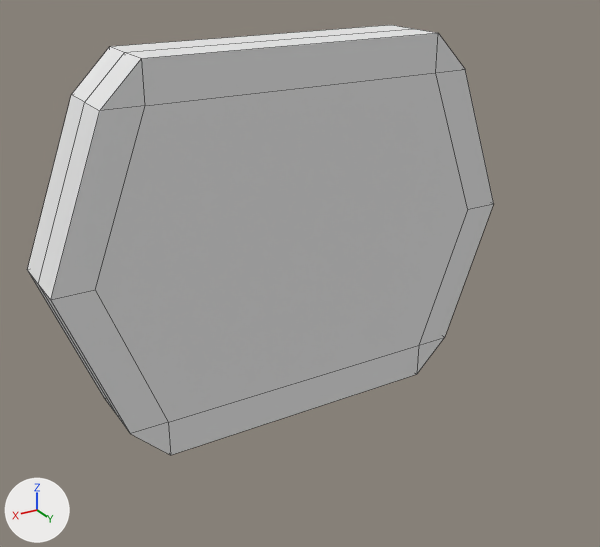
One commit to the Blender file BlocchiRidimensionabili/Assets/Models/varang.blend: the scene before it, then after it.
The view is the same before and after, from a 50 mm lens placed at (2.07, 4.8, 1.55), pointed at (0.08, 1.5, -0.1). Every picture has the same lights, and +X, +Y and +Z are marked at lower left. Mesh edges are drawn as thin lines.

The older version as bpy lines, for what is in view:
```python
me_cube = bpy.data.meshes.new('Cube')
me_cube.from_pydata(...)  # 48 vertices, 64 faces, 1 loose edge; spans x -1.3..1.3, y -1.4..-1.0, z -1.0..1.0
me_cube.materials.append(mat_material)  # white #e7e7e7
ob_cube = bpy.data.objects.new('Cube', me_cube)
ob_cube.location = (0.0, 0.0, 0.0)
ob_cube.rotation_euler = (0.0, 0.0, 9.425)  # degrees (0, 0, 180)
```
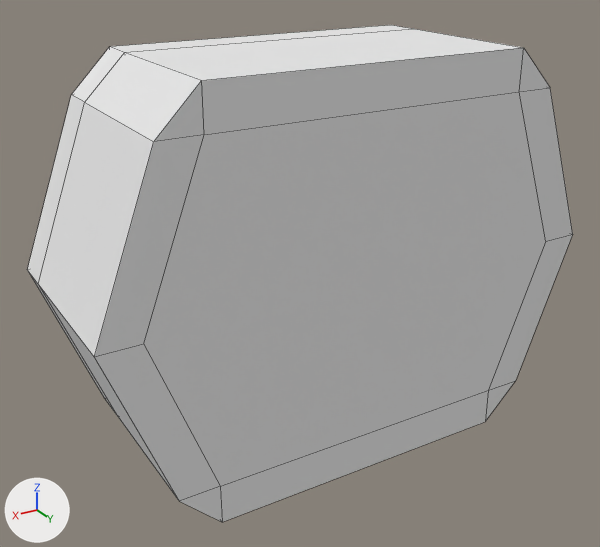
Patch to the scene script:
```diff
--- a/BlocchiRidimensionabili/Assets/Models/varang.blend.py
+++ b/BlocchiRidimensionabili/Assets/Models/varang.blend.py
@@ me_cube @@
 me_cube.from_pydata(...)  # 48 vertices, 64 faces, 1 loose edge; spans x -1.3..1.3, y -1.4..-1.0, z -1.0..1.0
 # used by ob_cube; location = (0.0, 0.0, 0.0); rotation_euler = (0.0, 0.0, 9.425), in degrees (0, 0, 180)
+# me_cube part 1: all 16 vertices in x -1.3..1.3, y -1.4, z -1.0..1.0 are moved by (0.0, -0.6, 0.0)
 me_cube.materials.append(mat_material)
```

Changed parts and their boxes (x1, y1, x2, y2) in the pictures (600 x 547 px; the box of a moved part takes in the faces that stretch with it):
'Cube', reshaped (17% wider, 16% taller)
    before: (27, 25, 494, 455)
    after: (27, 25, 573, 522)
part 1 of me_cube, moved or reshaped
    before: (47, 31, 494, 455)
    after: (47, 31, 573, 522)
